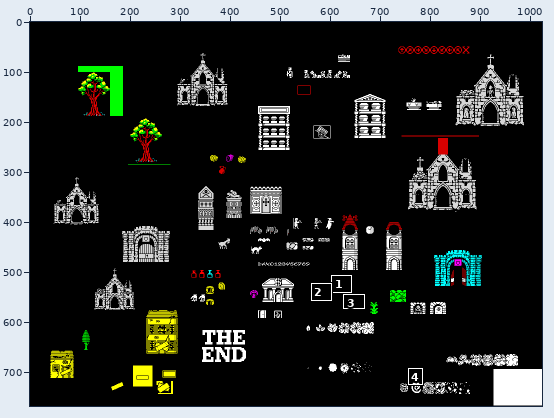
Edited in one commit: pixel-art file (References/LIENZO03.aseprite). Above: a wide view before the commit, with the close-up outlined.
Close-up. Earlier state:
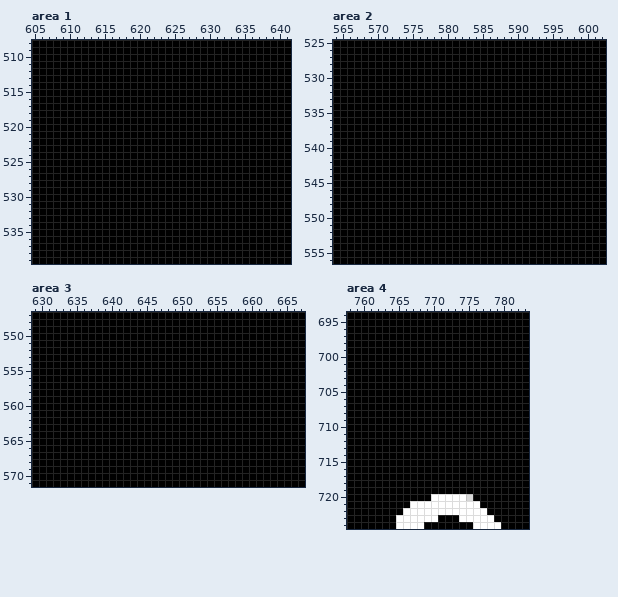
1024x768 pixels, 1 frame. Shown: area 1: x 605..641, y 508..539; area 2: x 564..602, y 525..556; area 3: x 629..667, y 547..571; area 4: x 758..783, y 694..724. The commit also changed other parts of the picture, which this record leaves out.
After:
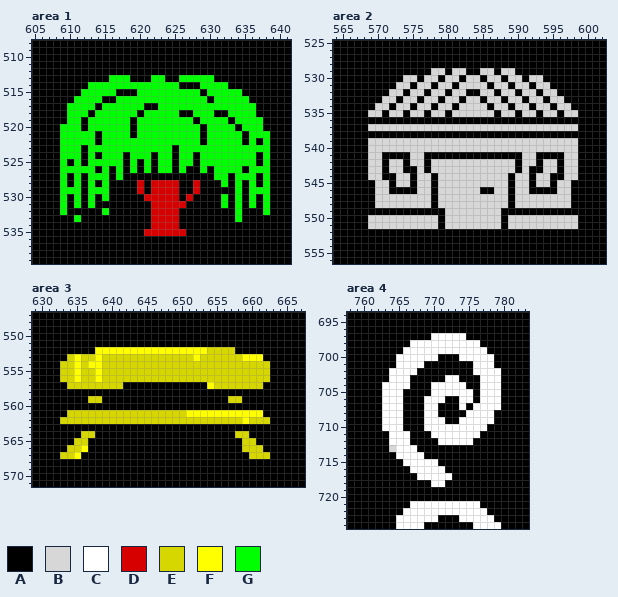
Palette (. is transparent): A #000000  B #d7d7d7  C #ffffff  D #d70000  E #d7d700  F #ffff00  G #00ff00
What changed:
Changed rows in their new state; - is an unchanged pixel.
Area 1:
first column x 609:
513 -------GGG---GG--GGGGG--------
514 ----GGGGGGGGGGGGG---GGGG------
515 ---GGGGG---GGGGGGGGG-GGGGG----
516 --GGGG--GGGGGGGGGGGGG-GGGGG---
517 -GGGG-GGGGGG--GGGGGGGGGGGGGG--
518 -GGG-GGGGGG-GGGGG--GGG--GGGG--
519 -GG-GGGGGG-GGGGGGGG-GGGG-GGGG-
520 GGG-GGGGGG-GGGGGGGGG-GGGG-GGG-
521 GGGGG-GGGG-GGGGGGGGG-GGGGG-GGG
522 GGGGG-GGGGGGGGGGGGGG-GGGGG-G-G
523 GGG-GGGGGGGGGGGG-GGGGGGGGGGGGG
524 GGG-G-GGG-GGG-GG-GG-GGGGGGGG-G
525 G-G-GGGGG-G-G-GG-GG-GGGGGGGG-G
526 GGGGG-G-G-G-G-GG-G--G-GGGG-GGG
527 G-G-GGG-G-------------GG-GGG-G
528 G-G-G-G----D-DDDD--D---G-G-G-G
529 GGG-GGG----D-DDDD--D-----G-GGG
530 G-G-G-G-----DDDDD-D----G-G-G-G
531 G-G-G--------DDDDD-----G-G-G-G
532 G-----G------DDDD--------G---G
533 --G----------DDDD--------G----
534 -------------DDDD-------------
535 ------------DDDDDD------------
Area 2:
first column x 569:
529 ---------BB-BB--BB-BB---------
530 -----BB-BB-BB-BB-BB-BB-BB-----
531 ----BB-BB-BB-BBBB-BB-BB-BB----
532 ---BB-BB-BB-BB--BB-BB-BB-BB---
533 --BB-BB-BB-BB-BB-BB-BB-BB-BB--
534 -BB-BB-BB-BB-BBBB-BB-BB-BB-BB-
535 BB-BB-BB-BB-BBBBBB-BB-BB-BB-BB
537 BBBBBBBBBBBBBBBBBBBBBBBBBBBBBB
539 BBBBBBBBBBBBBBBBBBBBBBBBBBBBBB
540 BBBBBBBBBBBBBBBBBBBBBBBBBBBBBB
541 BB----BB--------------BB----BB
542 BB-BB-BB-BBBBBBBBBBBB-BB-BB-BB
543 BB-BB--B-BBBBBBBBBBBB-B--BB-BB
544 BB--BB-BB-BBBBBBBBBB-BB-BB--BB
545 -BB-BB-BB-BBBBBBBBBB-BB-BB-BB-
546 -BB----BB-BBBBBB--BB-BB----BB-
547 -BBBBBBBB-BBBBBBBBBB-BBBBBBBB-
548 -BBBBBBBB-BBBBBBBBBB-BBBBBBBB-
549 -----------BBBBBBBB-----------
550 BBBBBBBBBB-BBBBBBBB-BBBBBBBBBB
551 BBBBBBBBBB-BBBBBBBB-BBBBBBBBBB
Area 3:
first column x 633:
552 -----FFFFFFFFFFFFFFFFEEEE-----
553 -EFEEFEEEEEEEEEEEEEFEEEEEEFFF-
554 EEFEFFEEEEEEEEEEEEEEEEEEEEEEEE
555 EEFEEFEEEEEEEEEEEEEEEEEEEEEEEE
556 EEFEEFEEEEEEEEEEEEEEEEEEEEEEEE
557 -EEEEEEEE------------FEEEEEEE-
559 ----EE------------------EE----
561 -EEEEEEEEEEEEEEEEEFFFFFFFFFFF-
562 EEEEEEEEEEEEEEEEEEEEEEEEEEFEEE
564 ---EE--------------------EE---
565 --EE----------------------EE--
566 -EEF----------------------EEE-
567 EEF------------------------EEE
Area 4:
first column x 763:
697 -------CCCCC-----
698 ----CCCCCCCCCC---
699 ---CCCCCCCCCCCC--
700 --CCCCCC---CCCCC-
701 --CCCC-------CCC-
702 -CCCC--------CCCC
703 -CCC-----CC---CCC
704 CCCC---CCCCC--CCC
705 CCC----CCCCCC-CCC
706 CCC---CCC--CC-CCC
707 CCC---CC---C-CCCC
708 CCC---CC----CCCC-
709 CCC---CCC--CCCCC-
710 CCC---CCCCCCCCC--
711 -CCC---CCCCCCC---
712 -CCC----CCCCC----
713 -BCCC------------
714 --CCCC-----------
715 ---CCCCC---------
716 ----CCCCC--------
717 -----CCCCC-------
718 -------CC--------
720 -------AAAAAA----
Changed places in both close-ups, as pixel boxes (x1, y1, x2, y2):
changed: (60, 75, 270, 236)
changed: (368, 68, 578, 229)
changed: (60, 347, 270, 459)
changed: (382, 333, 501, 501)
